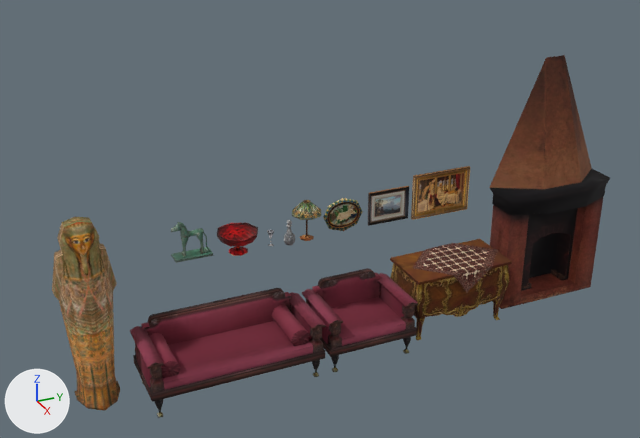
What one commit did to the FBX model Docs/FBX/AssestsPreencher.fbx.
One viewpoint serves both versions: a 50 mm lens placed at (9.13, -6.23, 6.47), pointed at (-0.1, -2.08, 1.85). Arrows for +X, +Y and +Z are at lower left; the lights stay in place.

The first picture shows 'AbajurVerde', 'EsatuaCavaloVerde', 'GarrafaChique', 'Lareira', 'MesaDourada', 'PanoMesaDourada', 'Poltrona', 'QuadroArabe', 'QuadroMusa', 'QuadroVista', 'Sarcofago', 'SofaGrande', 'Taca', 'VasilhaVermelha'.
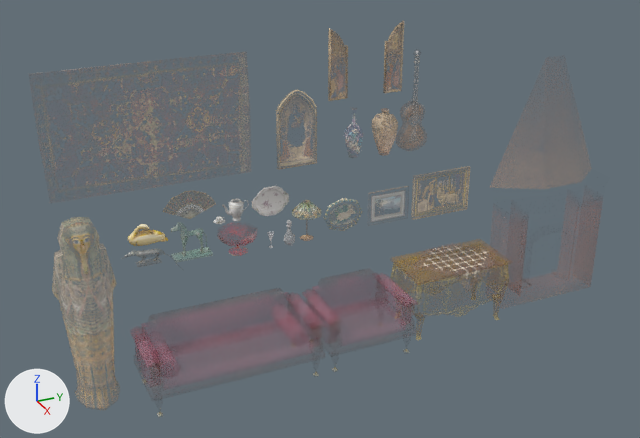
Commit message: Assets Preencher Novos
Assets Preencher Novos

Diff of the bpy script that builds the scene:
```diff
--- a/Docs/FBX/AssestsPreencher.fbx.py
+++ b/Docs/FBX/AssestsPreencher.fbx.py
@@ img_atlasassetspreencher_psd @@
-img_atlasassetspreencher_psd = load_image('AtlasAssetsPreencher.psd', '../Texturas/AtlasAssetsPreencher.png', 1024, 1024, 'sRGB')
+img_atlasassetspreencher_psd = load_image('AtlasAssetsPreencher.psd', '../Texturas/AtlasAssetsPreencher.png', 1024, 1024, 'Non-Color')
@@ mat_materiaispreencher @@
 n0 = _N.new('ShaderNodeBsdfPrincipled'); n0.name = 'Principled BSDF'
 n2.image = img_atlasassetspreencher_psd
+n3 = _N.new('ShaderNodeTexImage'); n3.name = 'Image Texture.001'
+n3.image = img_atlasassetspreencher_psd
 _L.new(n2.outputs[0], n0.inputs[0])  # 'Color' to 'Base Color'
 _L.new(n0.outputs[0], n1.inputs[0])  # 'BSDF' to 'Surface'
+_L.new(n3.outputs[0], n0.inputs[4])  # 'Color' to 'Alpha'
@@ ob_madonacomfilho @@
+ob_madonacomfilho = bpy.data.objects.new('MadonaComFilho', me_plane_001)  # 40 vertices, 34 faces; spans x 0.0..0.032, y -0.26..0.26, z -0.369..0.599
+ob_madonacomfilho.location = (-0.35, -2.28, 2.88)
@@ ob_portadirmad @@
+ob_portadirmad = bpy.data.objects.new('PortaDirMad', me_plane_002)  # 47 vertices, 49 faces; spans x -0.037..0.0, y -0.006..0.253, z -0.328..0.568
+ob_portadirmad.location = (-0.47, -1.02, 3.58)
@@ ob_vasoaves @@
+ob_vasoaves = bpy.data.objects.new('VasoAves', me_vasoaves_001)  # 66 vertices, 72 faces; spans x -0.124..0.124, y -0.124..0.124, z 0.0..0.629
+ob_vasoaves.location = (-0.25, -1.55, 2.55)
@@ ob_buledecha @@
+ob_buledecha = bpy.data.objects.new('BuleDeCha', me_cylinder_001)  # 162 vertices, 163 faces; spans x -0.096..0.096, y -0.187..0.162, z -0.186..0.065
+ob_buledecha.location = (-0.32, -3.09, 2.13)
@@ ob_vasorustico @@
+ob_vasorustico = bpy.data.objects.new('VasoRustico', me_vasorustico_001)  # 74 vertices, 80 faces; spans x -0.172..0.172, y -0.172..0.172, z 0.0..0.585
+ob_vasorustico.location = (-0.2, -1.14, 2.55)
@@ ob_bandejadecha @@
+ob_bandejadecha = bpy.data.objects.new('BandejaDeCha', me_plane_003)  # 80 vertices, 78 faces; spans x -0.01..0.024, y -0.245..0.245, z -0.193..0.193
+ob_bandejadecha.location = (-0.32, -2.65, 2.12)
@@ ob_portaesqmad @@
+ob_portaesqmad = bpy.data.objects.new('PortaEsqMad', me_plane_004)  # 47 vertices, 49 faces; spans x -0.032..0.02, y -0.251..0.009, z -0.328..0.568
+ob_portaesqmad.location = (-0.47, -1.54, 3.58)
@@ ob_patodeporcelana @@
+ob_patodeporcelana = bpy.data.objects.new('PatoDePorcelana', me_patodeporcelana_001)  # 98 vertices, 93 faces; spans x -0.079..0.11, y -0.237..0.235, z -0.001..0.302
+ob_patodeporcelana.location = (-0.18, -4.23, 1.9)
```

Where the change shows, as pixel boxes (x1, y1, x2, y2) in the pictures (640 x 438 px):
'Lareira', surface changed
    both: (489, 55, 610, 309)
'SofaGrande', surface changed
    both: (130, 288, 326, 418)
'Sarcofago', surface changed
    both: (52, 217, 120, 411)
'Poltrona', surface changed
    both: (302, 268, 418, 372)
'MesaDourada', surface changed
    both: (390, 239, 512, 340)
'QuadroArabe', surface changed
    both: (411, 166, 470, 220)
'PanoMesaDourada', surface changed
    both: (413, 243, 498, 292)
'QuadroVista', surface changed
    both: (368, 186, 409, 226)
'TapeteTurco', now drawn
    after: (41, 58, 248, 188)
'QuadroMusa', surface changed (brown to grey)
    both: (323, 198, 363, 231)
'VasilhaVermelha', surface changed
    both: (217, 223, 258, 256)
'BandejaDeCha', added
    after: (252, 186, 289, 216)
'MadonaComFilho', added
    after: (277, 90, 317, 170)
'EsatuaCavaloVerde', surface changed
    both: (171, 222, 213, 263)
'VasoRustico', added
    after: (372, 108, 398, 156)
'PatoDePorcelana', added
    after: (128, 224, 168, 246)
'AbajurVerde', surface changed (brown to grey)
    both: (292, 200, 321, 241)
'PortaEsqMad', added
    after: (328, 28, 348, 101)
'PortaDirMad', added
    after: (384, 21, 404, 93)
'BuleDeCha', added
    after: (222, 199, 249, 221)
'VasoAves', added
    after: (344, 114, 363, 156)
'Leque', now drawn
    after: (164, 190, 216, 219)
'GarrafaChique', surface changed
    both: (284, 220, 295, 245)
'Violao', now drawn
    after: (409, 51, 420, 138)
'Taca', surface changed
    both: (267, 230, 274, 248)
'EstatuaRato', now drawn
    after: (125, 250, 156, 256)
'ChicaraDeCha', now drawn
    after: (216, 216, 225, 223)
'PiresDeCha', now drawn
    after: (213, 219, 225, 224)
